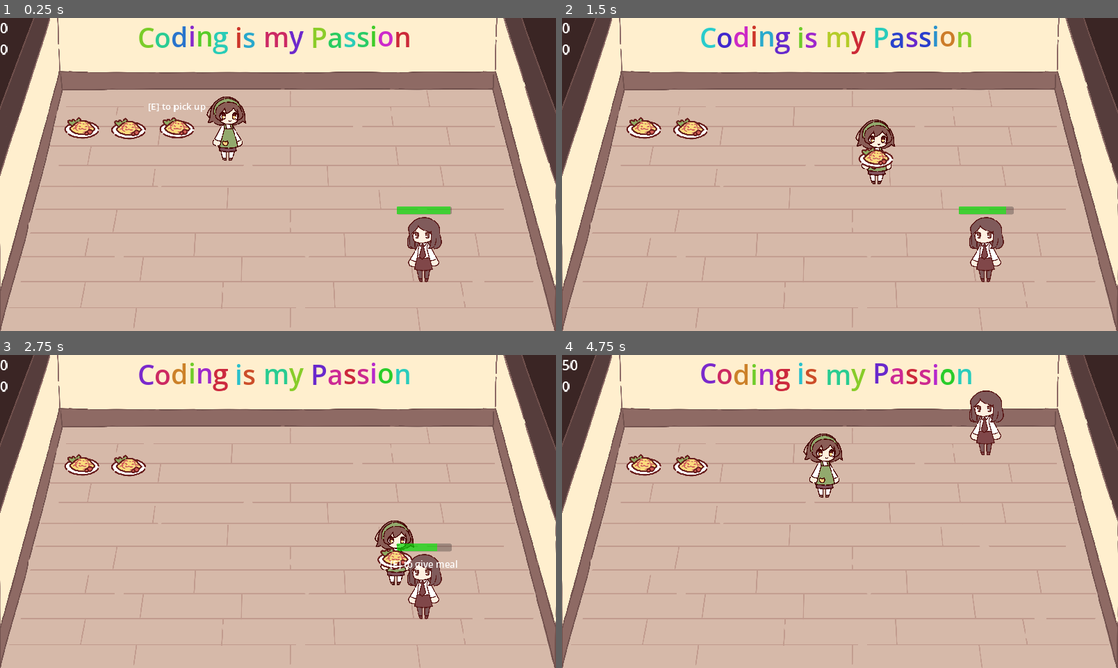
Above: before the commit, frames 1-4 (two rows, left to right).
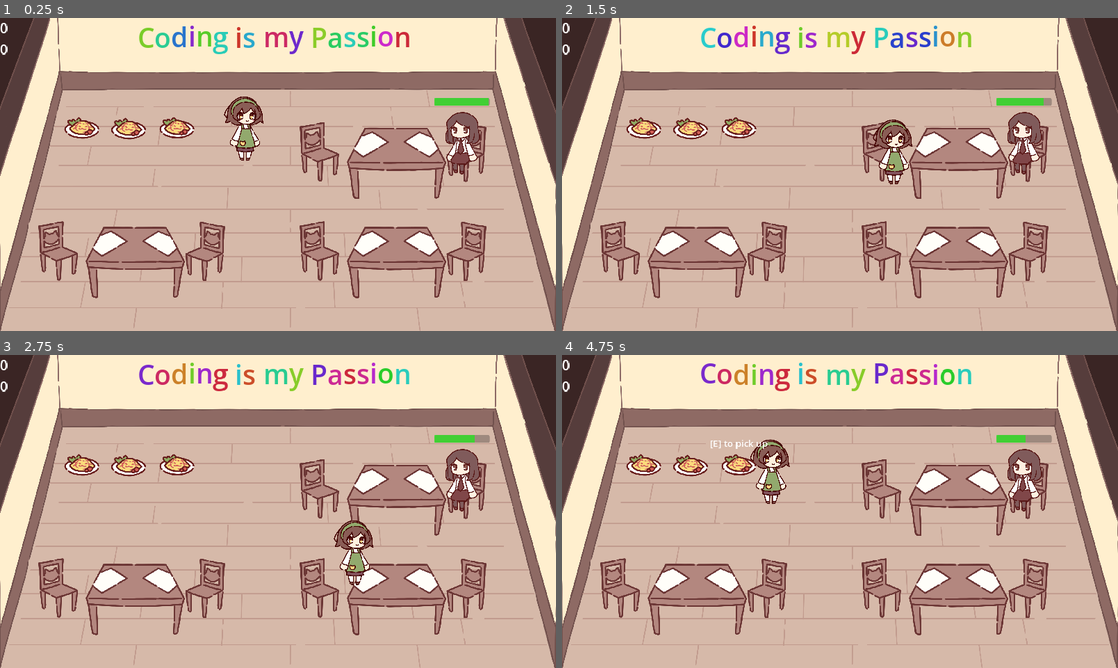
Above: after the commit, the same moments.

Repository: NuTrynity/Little-Cat-Cafe
Game: Godot game, scene res://scene_0.tscn
Same seed, same stepped clock (60 frames per second), same inputs: the game is played once before the commit and once after it.
Inputs:
- Up to frame 1 (0.25 s): no input
- Up to frame 2 (1.5 s): tap Enter (ui_accept) at 0.5, 0.77 s; hold Right (move_right) 0.53-1.28 s; hold E (interact) 0.53-1.28 s; hold S (move_down) from 1.28 s (still down); tap E (interact) at 1.35 s
- Up to frame 3 (2.75 s): tap Enter (ui_accept) at 1.52 s; release S (move_down) at 2.03 s; hold Right (move_right) from 2.03 s (still down); hold E (interact) from 2.03 s (still down)
- Up to frame 4 (4.75 s): release Right (move_right) at 2.78 s; release E (interact) at 2.78 s; hold W (move_up) 2.78-3.53 s; tap E (interact) at 2.85, 4.35 s; tap Enter (ui_accept) at 3.02, 3.77, 4.52 s; hold E (interact) 3.53-4.28 s; hold A (move_left) from 3.53 s (still down)

The runs differ from the first frame. In frame 1, 13% of the frame differs, in the area x 6-89%, y 25-90%; in frame 2, 13%; in frame 3, 14%; in frame 4, 14%, in the area x 0-89%, y 1-90%.

Commit message:
changed a few stuff on tables and npc

Diff:
--- /dev/null
+++ b/CustomResources/TableManager.tres
@@ -0,0 +1,6 @@
+[gd_resource type="Resource" script_class="TableManager" load_steps=2 format=3 uid="uid://pf3ybrs8jlyw"]
+
+[ext_resource type="Script" path="res://Scripts/ResourceScripts/TableManager.gd" id="1_3adwm"]
+
+[resource]
+script = ExtResource("1_3adwm")
--- a/Nodes/CharacterNodes/npc.tscn
+++ b/Nodes/CharacterNodes/npc.tscn
@@ -1,7 +1,8 @@
-[gd_scene load_steps=8 format=3 uid="uid://c4hs18f7bfaew"]
+[gd_scene load_steps=9 format=3 uid="uid://c4hs18f7bfaew"]
 
 [ext_resource type="Script" path="res://Scripts/CharacterScripts/NPC.gd" id="1_33mn1"]
 [ext_resource type="Resource" uid="uid://qtifgmyqly3k" path="res://CustomResources/PlayerMeal.tres" id="2_kitdm"]
+[ext_resource type="Resource" uid="uid://pf3ybrs8jlyw" path="res://CustomResources/TableManager.tres" id="3_dgxxt"]
 [ext_resource type="Texture2D" uid="uid://creyh6ftfptme" path="res://Sprites/customer sprites/customer1_standing.png" id="3_ymdgx"]
 [ext_resource type="PackedScene" uid="uid://838dejx73cqo" path="res://Nodes/Components/interation_area.tscn" id="4_h15ne"]
 
@@ -18,6 +19,7 @@
 collision_mask = 2
 script = ExtResource("1_33mn1")
 player_resources = ExtResource("2_kitdm")
+table_manager = ExtResource("3_dgxxt")
 
 [node name="Collision" type="CollisionShape2D" parent="."]
 shape = SubResource("CapsuleShape2D_evyb2")
@@ -38,3 +40,6 @@
 offset_bottom = 27.0
 theme_override_styles/fill = SubResource("StyleBoxFlat_xlboi")
 show_percentage = false
+
+[connection signal="area_entered" from="InteractionArea" to="." method="_on_interaction_area_area_entered"]
+[connection signal="area_exited" from="InteractionArea" to="." method="_on_interaction_area_area_exited"]
--- /dev/null
+++ b/Nodes/Components/tables.tscn
@@ -0,0 +1,6 @@
+[gd_scene load_steps=2 format=3 uid="uid://bwdg60sels0fq"]
+
+[ext_resource type="Script" path="res://Scripts/ObjectScripts/Tables.gd" id="1_w8f73"]
+
+[node name="Tables" type="Node2D"]
+script = ExtResource("1_w8f73")
--- /dev/null
+++ b/Nodes/chair.tscn
@@ -0,0 +1,18 @@
+[gd_scene load_steps=5 format=3 uid="uid://kk8relj21o4t"]
+
+[ext_resource type="Script" path="res://Scripts/ObjectScripts/chair.gd" id="1_ajf6b"]
+[ext_resource type="Texture2D" uid="uid://crdkoctbxuy1v" path="res://Sprites/chair.png" id="1_dabfg"]
+[ext_resource type="Resource" uid="uid://pf3ybrs8jlyw" path="res://CustomResources/TableManager.tres" id="2_211qo"]
+
+[sub_resource type="RectangleShape2D" id="RectangleShape2D_fgj7w"]
+size = Vector2(36, 32)
+
+[node name="Chair" type="Area2D" groups=["chair"]]
+script = ExtResource("1_ajf6b")
+table_manager = ExtResource("2_211qo")
+
+[node name="ChairSprite" type="Sprite2D" parent="."]
+texture = ExtResource("1_dabfg")
+
+[node name="CollisionShape2D" type="CollisionShape2D" parent="."]
+shape = SubResource("RectangleShape2D_fgj7w")
--- a/Nodes/table.tscn
+++ b/Nodes/table.tscn
@@ -1,10 +1,7 @@
-[gd_scene load_steps=4 format=3 uid="uid://cubfrbk4ecgv4"]
+[gd_scene load_steps=3 format=3 uid="uid://cubfrbk4ecgv4"]
 
 [ext_resource type="Texture2D" uid="uid://dm62wdjtycg0h" path="res://Sprites/table.png" id="1_syli4"]
-[ext_resource type="Texture2D" uid="uid://crdkoctbxuy1v" path="res://Sprites/chair.png" id="2_s0lrh"]
-
-[sub_resource type="RectangleShape2D" id="RectangleShape2D_ba730"]
-size = Vector2(50, 48)
+[ext_resource type="PackedScene" uid="uid://kk8relj21o4t" path="res://Nodes/chair.tscn" id="2_2bbj3"]
 
 [node name="Table" type="Node2D"]
 
@@ -12,30 +9,18 @@
 position = Vector2(0, -75)
 texture = ExtResource("1_syli4")
 
-[node name="Chair" type="Sprite2D" parent="."]
-position = Vector2(243, -96)
-texture = ExtResource("2_s0lrh")
-
-[node name="SitArea" type="Area2D" parent="Chair"]
+[node name="StaticBody2D" type="StaticBody2D" parent="."]
 collision_layer = 4
-collision_mask = 4
-
-[node name="Area" type="CollisionShape2D" parent="Chair/SitArea"]
-shape = SubResource("RectangleShape2D_ba730")
-
-[node name="Chair2" type="Sprite2D" parent="."]
-position = Vector2(-245, -96)
-texture = ExtResource("2_s0lrh")
-flip_h = true
-
-[node name="SitArea" type="Area2D" parent="Chair2"]
-collision_layer = 4
-collision_mask = 4
-
-[node name="Area" type="CollisionShape2D" parent="Chair2/SitArea"]
-shape = SubResource("RectangleShape2D_ba730")
-
-[node name="StaticBody2D" type="StaticBody2D" parent="."]
+collision_mask = 7
 
 [node name="CollisionPolygon2D" type="CollisionPolygon2D" parent="StaticBody2D"]
+position = Vector2(0.0626896, -116.13)
+scale = Vector2(0.752869, 0.440512)
 polygon = PackedVector2Array(155, 64, 104, -102, -109, -102, -156, 64)
+
+[node name="Chair" parent="." instance=ExtResource("2_2bbj3")]
+position = Vector2(242, -82)
+
+[node name="Chair2" parent="." instance=ExtResource("2_2bbj3")]
+position = Vector2(-268, -84)
+chair_flipped = true
--- a/Scripts/CharacterScripts/NPC.gd
+++ b/Scripts/CharacterScripts/NPC.gd
@@ -1,7 +1,7 @@
 extends CharacterBody2D
 
-@export var table : Node2D
 @export var player_resources : PlayerMealCarry
+@export var table_manager : TableManager
 @export var move_speed : float = 300.0
 
 @onready var npc_sprite = $NPCSprite
@@ -13,6 +13,7 @@
 var satisfied : bool = false
 var angry : bool = false
 var already_interacted : bool = false
+var is_sitting : bool = false
 
 func _ready():
 	interact_area.interact = Callable(self, "_on_player_give_meal")
@@ -30,8 +31,6 @@
 	patience_bar.value = patience
 
 	#NPC State Block
-	var is_sitting : bool = false
-
 	if is_sitting == true:
 		npc_sprite.texture = load("res://Sprites/customer sprites/customer1_sitting.png")
 	else:
@@ -62,3 +61,11 @@
 		print("Thank you for the food sister, I'm going now")
 
 	print(player_resources.carry_amt)
+
+func _on_interaction_area_area_entered(area):
+	if area.is_in_group("chair"):
+		is_sitting = true
+
+func _on_interaction_area_area_exited(area):
+	if area.is_in_group("chair"):
+		is_sitting = false
--- /dev/null
+++ b/Scripts/ObjectScripts/Tables.gd
@@ -0,0 +1,11 @@
+extends Node2D
+
+@export var tables_owned : float = 3
+
+@onready var tables = get_children()
+
+func get_available_table() -> Area2D:
+	for table in tables:
+		if table.customer == null: #make a script for the table if they hold a customer
+			return table
+	return null
--- /dev/null
+++ b/Scripts/ObjectScripts/chair.gd
@@ -0,0 +1,10 @@
+extends Area2D
+
+@export var table_manager : TableManager
+@export var chair_flipped : bool
+
+@onready var chair_sprite = $ChairSprite
+
+func _ready():
+	if chair_flipped == true:
+		chair_sprite.flip_h = true
--- /dev/null
+++ b/Scripts/ResourceScripts/TableManager.gd
@@ -0,0 +1,5 @@
+extends Resource
+
+class_name TableManager
+
+var has_customer : bool
--- a/scene_0.tscn
+++ b/scene_0.tscn
@@ -1,9 +1,11 @@
-[gd_scene load_steps=16 format=3 uid="uid://bi18vgrte8p7r"]
+[gd_scene load_steps=18 format=3 uid="uid://bi18vgrte8p7r"]
 
 [ext_resource type="PackedScene" uid="uid://ccd36gjbdqg85" path="res://Nodes/CharacterNodes/player.tscn" id="1_5ew65"]
 [ext_resource type="PackedScene" uid="uid://ccj36o3ms00es" path="res://Nodes/Templates/meal_template.tscn" id="2_is6ru"]
 [ext_resource type="Texture2D" uid="uid://b74ywh15xssbc" path="res://Sprites/placeholder sprites/circle.png" id="3_dell3"]
 [ext_resource type="Texture2D" uid="uid://blrr0cda1r7o1" path="res://Sprites/placeholder sprites/diamond.png" id="4_5jd3c"]
+[ext_resource type="PackedScene" uid="uid://bwdg60sels0fq" path="res://Nodes/Components/tables.tscn" id="4_lh1rx"]
+[ext_resource type="PackedScene" uid="uid://cubfrbk4ecgv4" path="res://Nodes/table.tscn" id="5_cm1u3"]
 [ext_resource type="Texture2D" uid="uid://cqr7o43frrdiv" path="res://Sprites/placeholder sprites/square.png" id="5_w0a7h"]
 [ext_resource type="Texture2D" uid="uid://cdcy8g4m6w5x6" path="res://Sprites/placeholder sprites/triangle.png" id="6_vtal8"]
 [ext_resource type="PackedScene" uid="uid://c4hs18f7bfaew" path="res://Nodes/CharacterNodes/npc.tscn" id="7_k46u5"]
@@ -43,12 +45,22 @@
 
 [node name="scene_0" type="Node2D"]
 
+[node name="Tables" parent="." instance=ExtResource("4_lh1rx")]
+
+[node name="Table" parent="Tables" instance=ExtResource("5_cm1u3")]
+position = Vector2(468, 885)
+
+[node name="Table2" parent="Tables" instance=ExtResource("5_cm1u3")]
+position = Vector2(1370, 885)
+
+[node name="Table3" parent="Tables" instance=ExtResource("5_cm1u3")]
+position = Vector2(1370, 543)
+
 [node name="Player" parent="." instance=ExtResource("1_5ew65")]
-position = Vector2(784, 381)
+position = Vector2(844, 381)
 
-[node name="NPC" parent="." node_paths=PackedStringArray("table") instance=ExtResource("7_k46u5")]
-position = Vector2(1463, 799)
-table = NodePath("../Player")
+[node name="NPC" parent="." instance=ExtResource("7_k46u5")]
+position = Vector2(1594, 424)
 
 [node name="MealTemplate" parent="." instance=ExtResource("2_is6ru")]
 position = Vector2(283, 383)
